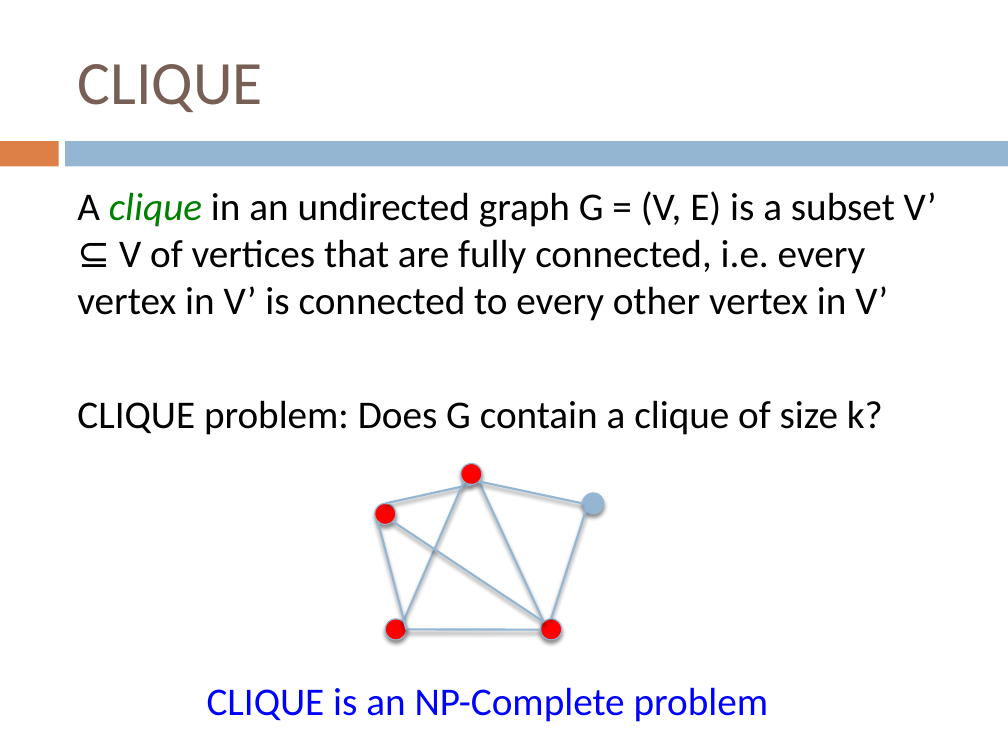
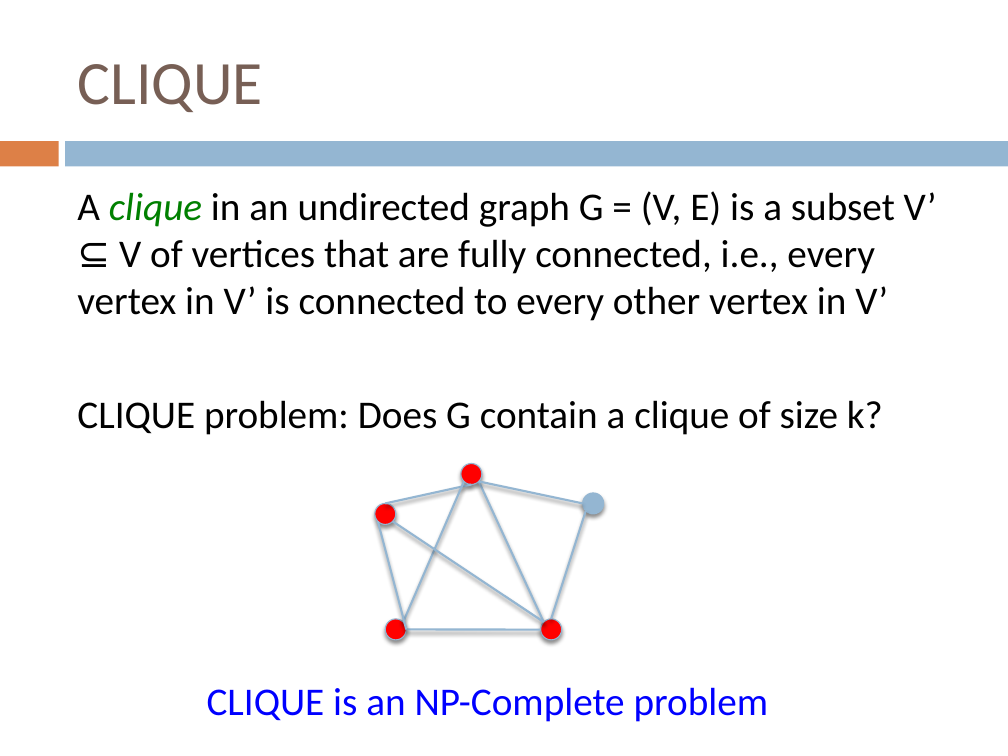
Before and after one commit to Collins-kariuk/Algorithms, a slide deck: slide 65 of Lectures/Lecture 23_NP-Complete Problems.pptx. Drawn at 1008x756 pixels with LibreOffice and Linux fonts; fonts in the diff are those of the drawing. Boxes give left, top, right and bottom in pixels: in the first picture for what was removed or moved away, otherwise in the second. Text is boxed around its words. In the diff, an @@ line names an element or a change of style, - is before the commit and + after.

```diff
--- a/Lectures/Lecture 23_NP-Complete Problems.pptx
+++ b/Lectures/Lecture 23_NP-Complete Problems.pptx
@@ text at [77, 191, 937, 321]: text changed @@
-A clique in an undirected graph G = (V, E) is a subset V’ ⊆ V of vertices that are fully connected, i.e. every vertex in V’ is connected to every other vertex in V’
+A clique in an undirected graph G = (V, E) is a subset V’ ⊆ V of vertices that are fully connected, i.e., every vertex in V’ is connected to every other vertex in V’
```
Also in this commit, not shown: 1 other file.
